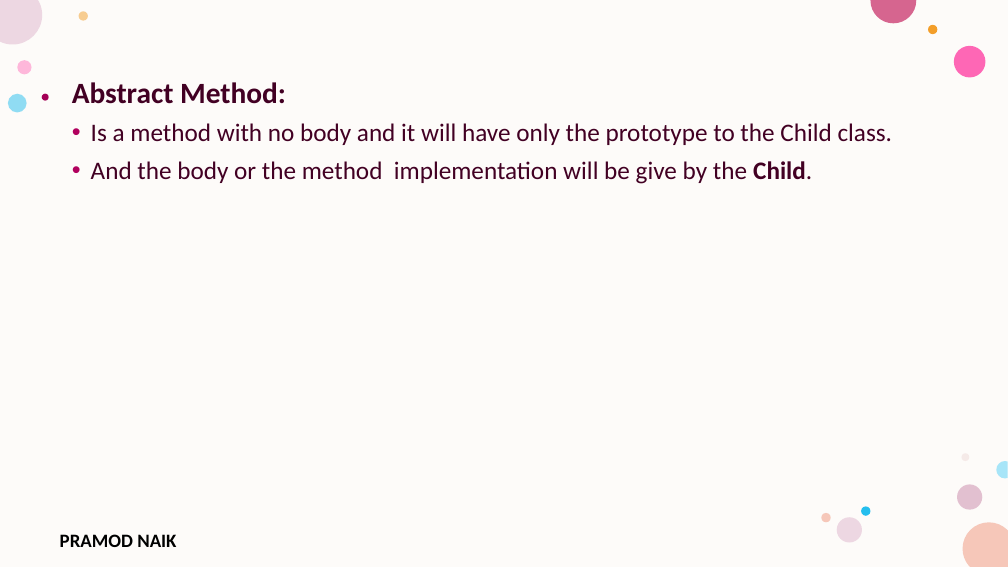
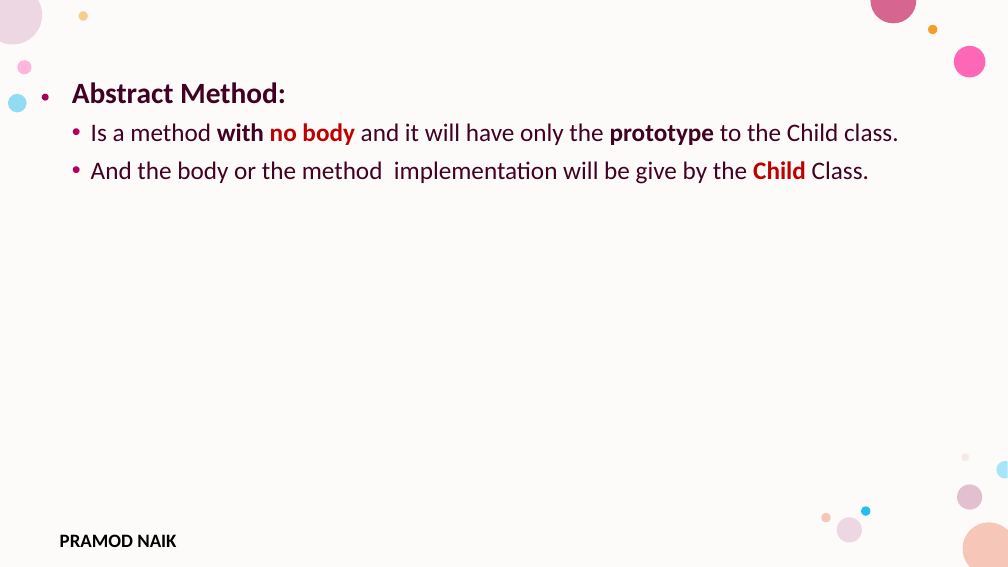
Before and after one commit to PRAMODNAIK-DEV/Backend-Dev-using-Python-FastAPI, a slide deck: slide 49 of Python Fundamentals/Collections and Classes.pptx (slide 48 before the commit). Drawn at 1008x567 pixels with LibreOffice and Linux fonts; fonts in the diff are those of the drawing; background and template pictures are left out. Boxes give left, top, right and bottom in pixels: in the first picture for what was removed or moved away, otherwise in the second. Text is boxed around its words. In the diff, an @@ line names an element or a change of style, - is before the commit and + after.

```diff
--- a/Python Fundamentals/Collections and Classes.pptx
+++ b/Python Fundamentals/Collections and Classes.pptx
@@ text at bbox=[91, 123, 899, 145]: text colour #420023 to #C00000 in "no body"; bold on in "with no body prototype" @@
@@ text at bbox=[91, 161, 869, 184]: text changed @@
-• And the body or the method implementation will be give by the Child.
+• And the body or the method implementation will be give by the Child Class.
```
Also in this commit, not shown: 7 other slides changed, 1 slide added, 1 slide removed, 4 other files.
